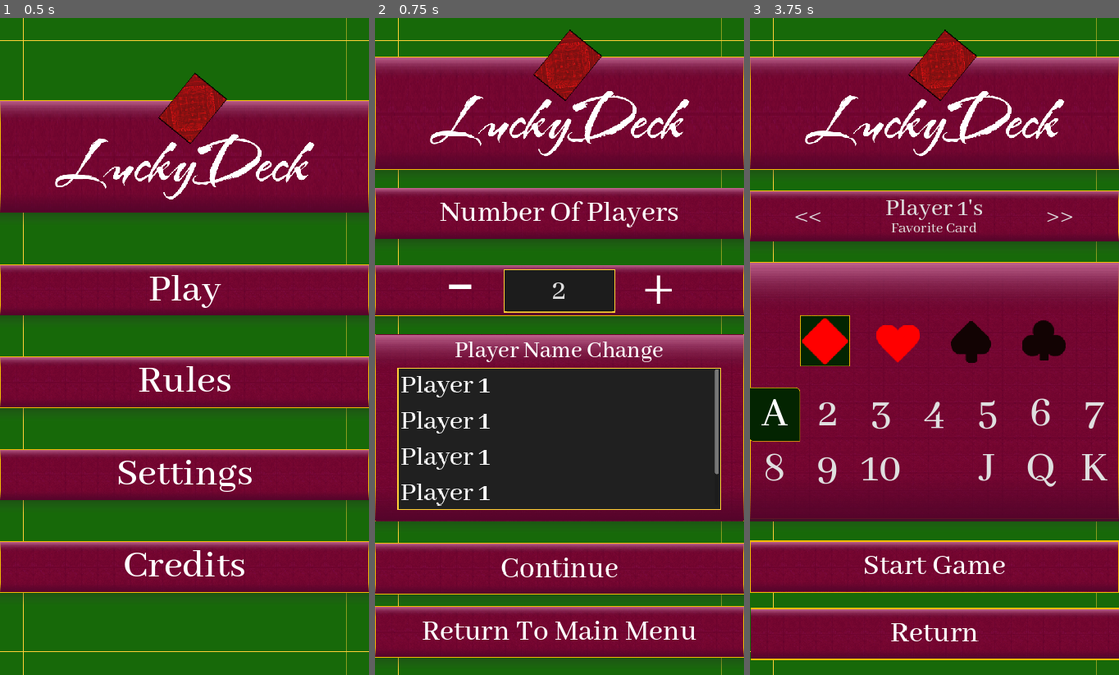
Above: before the commit, frames 1-3 (left to right).
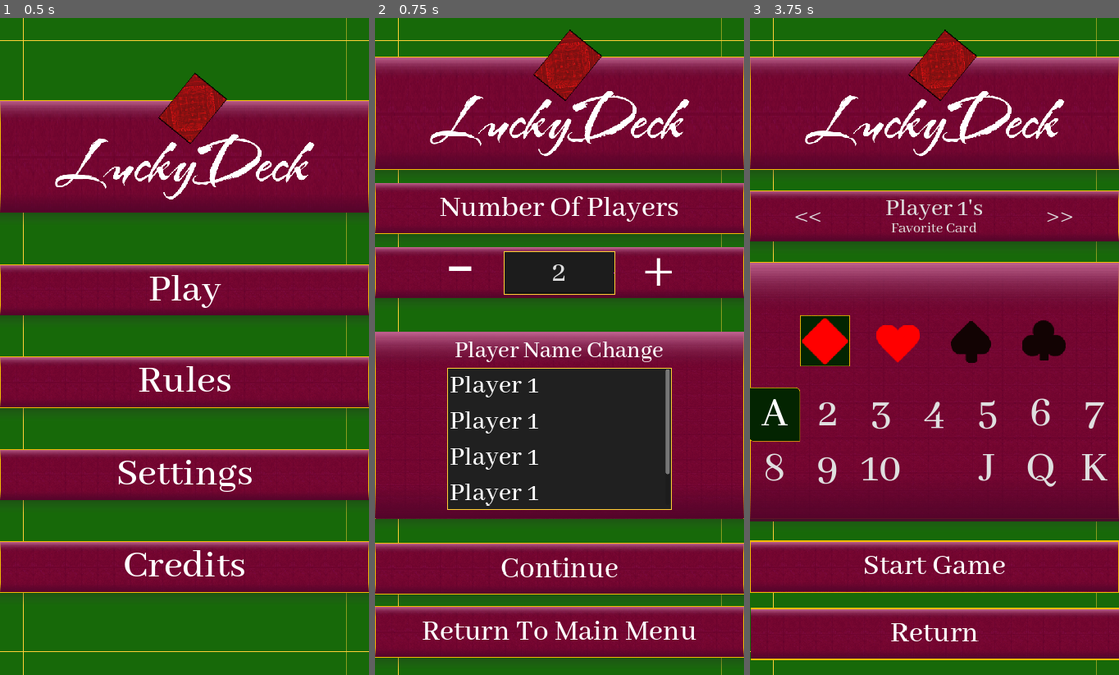
Above: after the commit, the same moments.

Repository: Yavuz7/LuckyDeck
Game: Godot game, scene res://Scripts/main_menu.tscn
Two runs of this game, one before a commit and one after it. Both use one fixed random seed, a clock stepped at 60 frames per second and the inputs below.
Inputs:
- Up to frame 1 (0.5 s): no input
- Up to frame 2 (0.75 s): click "Play" at 0.5 s
- Up to frame 3 (3.75 s): click "Player Name Change" at 1.25 s; click "Return To Main Menu" at 2 s; click "Play" at 2.75 s; click "Continue" at 3.5 s

Frame 1 is identical in both runs. In frame 2, 18% of the frame differs, in the area x 0-100%, y 25-77%; in frame 3, nothing differs.

Commit message:
Fixed Spacing On player number select page

Diff:
--- a/Menus/player_number_selection.tscn
+++ b/Menus/player_number_selection.tscn
@@ -59,11 +59,11 @@
 offset_top = 76.0
 grow_horizontal = 2
 grow_vertical = 2
-theme_override_constants/separation = 50
+theme_override_constants/separation = 25
 
 [node name="Heading Seperator" type="VBoxContainer" parent="mainLayoutCredits"]
 layout_mode = 2
-theme_override_constants/separation = 35
+theme_override_constants/separation = 25
 
 [node name="ButtonLogo" parent="mainLayoutCredits/Heading Seperator" instance=ExtResource("2_pldgd")]
 custom_minimum_size = Vector2(0, 220)
@@ -215,45 +215,108 @@
 horizontal_alignment = 1
 vertical_alignment = 3
 
-[node name="PlayerNameChange" parent="mainLayoutCredits" instance=ExtResource("2_pldgd")]
-layout_mode = 2
-
-[node name="Texturedtexture" parent="mainLayoutCredits/PlayerNameChange" index="0"]
+[node name="Continue" parent="." instance=ExtResource("2_pldgd")]
+layout_mode = 1
+anchors_preset = -1
+anchor_top = 0.799219
+anchor_bottom = 0.877219
+offset_top = 0.0
+offset_bottom = 0.159912
+metadata/_edit_use_anchors_ = true
+
+[node name="Label2" type="Label" parent="Continue"]
+layout_mode = 1
+anchors_preset = 8
+anchor_left = 0.5
+anchor_top = 0.5
+anchor_right = 0.5
+anchor_bottom = 0.5
+offset_left = -266.0
+offset_top = -37.5
+offset_right = 266.0
+offset_bottom = 37.5
+grow_horizontal = 2
+grow_vertical = 2
+theme = ExtResource("4_u1d0b")
+theme_override_font_sizes/font_size = 60
+text = "Continue"
+horizontal_alignment = 1
+vertical_alignment = 1
+
+[node name="ReturnToMainMenu" parent="." instance=ExtResource("2_pldgd")]
+layout_mode = 1
+anchors_preset = -1
+anchor_top = 0.895312
+anchor_bottom = 0.973312
+offset_top = 0.0
+offset_bottom = 0.159912
+metadata/_edit_use_anchors_ = true
+
+[node name="Label2" type="Label" parent="ReturnToMainMenu"]
+layout_mode = 1
+anchors_preset = 8
+anchor_left = 0.5
+anchor_top = 0.5
+anchor_right = 0.5
+anchor_bottom = 0.5
+offset_left = -266.0
+offset_top = -37.5
+offset_right = 266.0
+offset_bottom = 37.5
+grow_horizontal = 2
+grow_vertical = 2
+theme = ExtResource("4_u1d0b")
+theme_override_font_sizes/font_size = 60
+text = "Return To Main Menu
+"
+horizontal_alignment = 1
+vertical_alignment = 1
+
+[node name="PlayerNameChange" parent="." instance=ExtResource("2_pldgd")]
+layout_mode = 2
+anchors_preset = 0
+anchor_top = 0.488969
+anchor_bottom = 0.567
+offset_top = 0.119995
+offset_bottom = 0.23999
+metadata/_edit_use_anchors_ = true
+
+[node name="Texturedtexture" parent="PlayerNameChange" index="0"]
 anchors_preset = -1
 anchor_top = -0.15
 anchor_bottom = 3.5
 texture = ExtResource("6_1ikbo")
 metadata/_edit_use_anchors_ = true
 
-[node name="TextureRect" parent="mainLayoutCredits/PlayerNameChange" index="1"]
+[node name="TextureRect" parent="PlayerNameChange" index="1"]
 anchors_preset = -1
 anchor_top = -0.15
 anchor_bottom = 3.5
 metadata/_edit_use_anchors_ = true
 
-[node name="TextureRect2" parent="mainLayoutCredits/PlayerNameChange" index="2"]
+[node name="TextureRect2" parent="PlayerNameChange" index="2"]
 anchors_preset = -1
 anchor_top = 3.48
 anchor_bottom = 3.73
 offset_bottom = -3.05176e-05
 metadata/_edit_use_anchors_ = true
 
-[node name="Label" parent="mainLayoutCredits/PlayerNameChange" index="3"]
-metadata/_edit_use_anchors_ = true
-
-[node name="Panel" type="Panel" parent="mainLayoutCredits/PlayerNameChange"]
-layout_mode = 1
-anchors_preset = -1
-anchor_left = 0.0611111
-anchor_top = 0.5
-anchor_right = 0.938889
-anchor_bottom = 3.28
+[node name="Label" parent="PlayerNameChange" index="3"]
+metadata/_edit_use_anchors_ = true
+
+[node name="Panel" type="Panel" parent="PlayerNameChange"]
+layout_mode = 1
+anchors_preset = -1
+anchor_left = 0.195833
+anchor_top = 0.55
+anchor_right = 0.804167
+anchor_bottom = 3.33
 grow_horizontal = 2
 grow_vertical = 2
 theme_override_styles/panel = ExtResource("6_1ur0o")
 metadata/_edit_use_anchors_ = true
 
-[node name="ScrollContainer" type="ScrollContainer" parent="mainLayoutCredits/PlayerNameChange/Panel"]
+[node name="ScrollContainer" type="ScrollContainer" parent="PlayerNameChange/Panel"]
 layout_mode = 1
 anchors_preset = -1
 anchor_left = 0.009
@@ -268,103 +331,46 @@
 horizontal_scroll_mode = 0
 metadata/_edit_use_anchors_ = true
 
-[node name="VBoxContainer" type="VBoxContainer" parent="mainLayoutCredits/PlayerNameChange/Panel/ScrollContainer"]
-layout_mode = 2
-
-[node name="Label" type="Label" parent="mainLayoutCredits/PlayerNameChange/Panel/ScrollContainer/VBoxContainer"]
-layout_mode = 2
-theme_override_font_sizes/font_size = 54
-text = "Player 1"
-
-[node name="Label2" type="Label" parent="mainLayoutCredits/PlayerNameChange/Panel/ScrollContainer/VBoxContainer"]
-layout_mode = 2
-theme_override_font_sizes/font_size = 54
-text = "Player 1"
-
-[node name="Label3" type="Label" parent="mainLayoutCredits/PlayerNameChange/Panel/ScrollContainer/VBoxContainer"]
-layout_mode = 2
-theme_override_font_sizes/font_size = 54
-text = "Player 1"
-
-[node name="Label4" type="Label" parent="mainLayoutCredits/PlayerNameChange/Panel/ScrollContainer/VBoxContainer"]
-layout_mode = 2
-theme_override_font_sizes/font_size = 54
-text = "Player 1"
-
-[node name="Label5" type="Label" parent="mainLayoutCredits/PlayerNameChange/Panel/ScrollContainer/VBoxContainer"]
-layout_mode = 2
-theme_override_font_sizes/font_size = 54
-text = "Player 1"
-
-[node name="Label2" type="Label" parent="mainLayoutCredits/PlayerNameChange"]
-layout_mode = 1
-anchors_preset = -1
-anchor_top = -0.12
-anchor_right = 1.0
-anchor_bottom = -0.12
+[node name="VBoxContainer" type="VBoxContainer" parent="PlayerNameChange/Panel/ScrollContainer"]
+layout_mode = 2
+
+[node name="Label" type="Label" parent="PlayerNameChange/Panel/ScrollContainer/VBoxContainer"]
+layout_mode = 2
+theme_override_font_sizes/font_size = 54
+text = "Player 1"
+
+[node name="Label2" type="Label" parent="PlayerNameChange/Panel/ScrollContainer/VBoxContainer"]
+layout_mode = 2
+theme_override_font_sizes/font_size = 54
+text = "Player 1"
+
+[node name="Label3" type="Label" parent="PlayerNameChange/Panel/ScrollContainer/VBoxContainer"]
+layout_mode = 2
+theme_override_font_sizes/font_size = 54
+text = "Player 1"
+
+[node name="Label4" type="Label" parent="PlayerNameChange/Panel/ScrollContainer/VBoxContainer"]
+layout_mode = 2
+theme_override_font_sizes/font_size = 54
+text = "Player 1"
+
+[node name="Label5" type="Label" parent="PlayerNameChange/Panel/ScrollContainer/VBoxContainer"]
+layout_mode = 2
+theme_override_font_sizes/font_size = 54
+text = "Player 1"
+
+[node name="Label2" type="Label" parent="PlayerNameChange"]
+layout_mode = 1
+anchors_preset = -1
+anchor_top = -0.07
+anchor_right = 1.0
+anchor_bottom = -0.07
 offset_bottom = 61.0
 grow_horizontal = 2
 theme_override_font_sizes/font_size = 48
 text = "Player Name Change"
 horizontal_alignment = 1
 metadata/_edit_use_anchors_ = true
-
-[node name="Continue" parent="." instance=ExtResource("2_pldgd")]
-layout_mode = 1
-anchors_preset = -1
-anchor_top = 0.799219
-anchor_bottom = 0.877219
-offset_top = 0.0
-offset_bottom = 0.159912
-metadata/_edit_use_anchors_ = true
-
-[node name="Label2" type="Label" parent="Continue"]
-layout_mode = 1
-anchors_preset = 8
-anchor_left = 0.5
-anchor_top = 0.5
-anchor_right = 0.5
-anchor_bottom = 0.5
-offset_left = -266.0
-offset_top = -37.5
-offset_right = 266.0
-offset_bottom = 37.5
-grow_horizontal = 2
-grow_vertical = 2
-theme = ExtResource("4_u1d0b")
-theme_override_font_sizes/font_size = 60
-text = "Continue"
-horizontal_alignment = 1
-vertical_alignment = 1
-
-[node name="ReturnToMainMenu" parent="." instance=ExtResource("2_pldgd")]
-layout_mode = 1
-anchors_preset = -1
-anchor_top = 0.895312
-anchor_bottom = 0.973312
-offset_top = 0.0
-offset_bottom = 0.159912
-metadata/_edit_use_anchors_ = true
-
-[node name="Label2" type="Label" parent="ReturnToMainMenu"]
-layout_mode = 1
-anchors_preset = 8
-anchor_left = 0.5
-anchor_top = 0.5
-anchor_right = 0.5
-anchor_bottom = 0.5
-offset_left = -266.0
-offset_top = -37.5
-offset_right = 266.0
-offset_bottom = 37.5
-grow_horizontal = 2
-grow_vertical = 2
-theme = ExtResource("4_u1d0b")
-theme_override_font_sizes/font_size = 60
-text = "Return To Main Menu
-"
-horizontal_alignment = 1
-vertical_alignment = 1
 
 [connection signal="pressed" from="mainLayoutCredits/playerButtons/Minus" to="." method="_on_minus_pressed"]
 [connection signal="pressed" from="mainLayoutCredits/playerButtons/Plus" to="." method="_on_plus_pressed"]
@@ -372,4 +378,4 @@
 [connection signal="pressed" from="ReturnToMainMenu" to="." method="_on_return_to_main_menu_pressed"]
 
 [editable path="mainLayoutCredits/playerButtons"]
-[editable path="mainLayoutCredits/PlayerNameChange"]
+[editable path="PlayerNameChange"]
